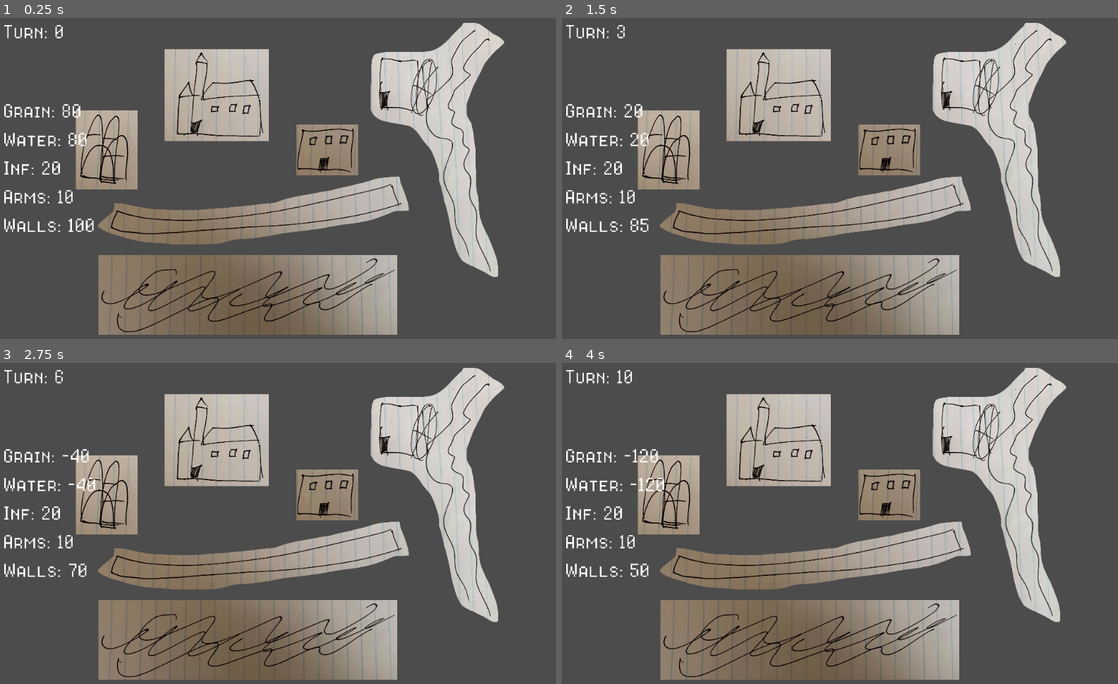
Above: before the commit, frames 1-4 (two rows, left to right).
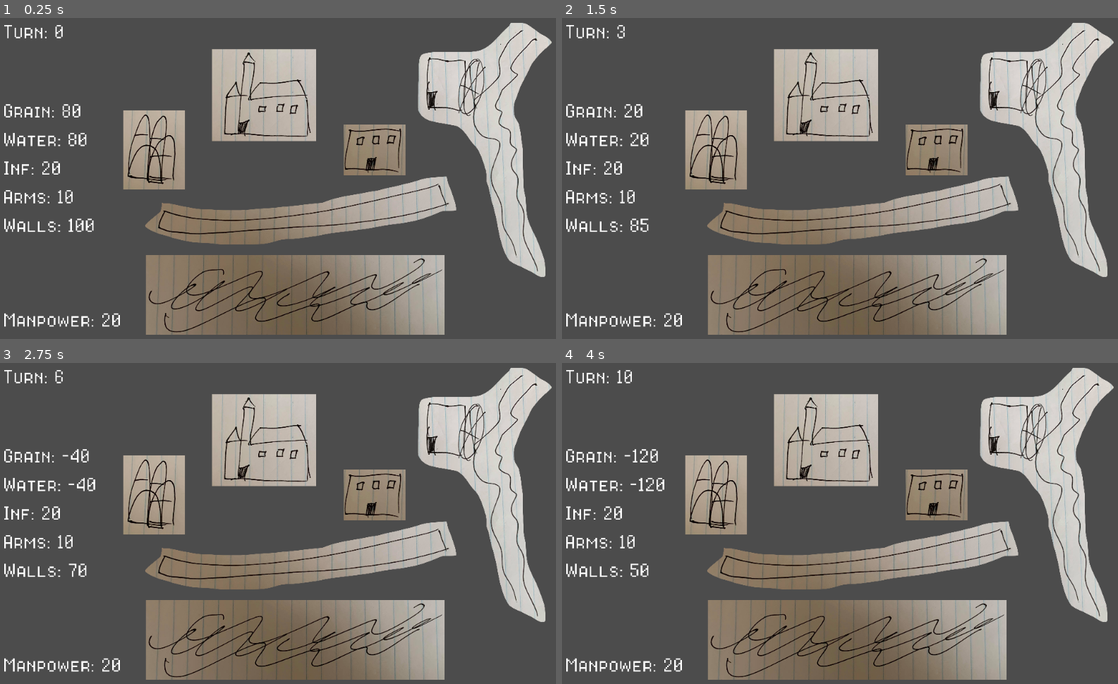
Above: after the commit, the same moments.

Repository: CapsCollective/rng-stronghold
Game: Godot game, scene res://scenes/main.tscn
Same seed, same stepped clock (60 frames per second), same inputs: the game is played once before the commit and once after it.
Inputs:
- Up to frame 1 (0.25 s): no input
- Up to frame 2 (1.5 s): tap Enter (ui_accept) at 0.5, 1.35 s; hold Enter (ui_accept) 0.53-1.28 s
- Up to frame 3 (2.75 s): tap Enter (ui_accept) at 1.52, 1.82 s; hold Enter (ui_accept) from 2.03 s (still down)
- Up to frame 4 (4 s): release Enter (ui_accept) at 2.78 s; tap Enter (ui_accept) at 2.85, 3.02, 3.32 s; hold Enter (ui_accept) from 3.53 s (still down)

The runs differ from the first frame. In frame 1, 38% of the frame differs, in the area x 0-100%, y 1-99%; in frame 2, 38%; in frame 3, 38%; in frame 4, 38%.

Commit message:
Added basic labels and cleaned up functions

Diff:
--- a/scenes/main.tscn
+++ b/scenes/main.tscn
@@ -18,7 +18,7 @@
 influence = 20
 
 [node name="Buildings" parent="." instance=ExtResource( 2 )]
-position = Vector2( -0.781158, 0 )
+position = Vector2( 85.061, 0 )
 
 [node name="TurnLabel" type="Label" parent="."]
 margin_left = 11.4153
@@ -28,6 +28,15 @@
 rect_scale = Vector2( 0.617864, 0.617864 )
 custom_fonts/font = SubResource( 1 )
 text = "Turn: "
+
+[node name="DiceLabel" type="Label" parent="."]
+margin_left = 11.4153
+margin_top = 536.019
+margin_right = 170.415
+margin_bottom = 620.019
+rect_scale = Vector2( 0.617864, 0.617864 )
+custom_fonts/font = SubResource( 1 )
+text = "Manpower: "
 
 [node name="GrainLabel" type="Label" parent="."]
 margin_left = 11.4153
--- a/scripts/event_manager.gd
+++ b/scripts/event_manager.gd
@@ -32,20 +32,20 @@
 
 func _ready():
 	$TurnLabel.text = "Turn: " + str(turn)
-	display_resources()
+	$DiceLabel.text = "Manpower: " + str(dice)
+	update_ui()
 
 func process_turn():
 
-	# 1. Resolve Combat
+	# 1. TODO: Resolve Combat
 	resolve_combat()
-	# 2. Enemy Turn
+	# 2. TODO: Enemy Turn
 	commit_enemies()
-	# 3. Degrade resources <--- walls degrade, food used, water used
 	degrade_resources()
-	# 4. Roll for Events
+	# 3. TODO: Roll for Events
 	generate_events()
-	# 5. Increment turn timer
-	increment_turn()
+	turn += 1
+	update_ui()
 
 func resolve_combat():
 	pass
@@ -57,21 +57,17 @@
 	grain -= dice
 	water -= dice
 	walls -= 5
-	display_resources()
 
 func generate_events():
 	pass
 
-func increment_turn():
-	turn += 1
-	$TurnLabel.text = "Turn: " + str(turn)
-
-func display_resources():
+func update_ui():
 	$GrainLabel.text = "Grain: " + str(grain)
 	$WaterLabel.text = "Water: " + str(water)
 	$InfluenceLabel.text = "Inf: " + str(influence)
 	$WeaponsLabel.text = "Arms: " + str(arms)
 	$WallsLabel.text = "Walls: " + str(walls)
+	$TurnLabel.text = "Turn: " + str(turn)
 
 func _input(event):
 	if event.is_action_pressed("ui_accept"):
